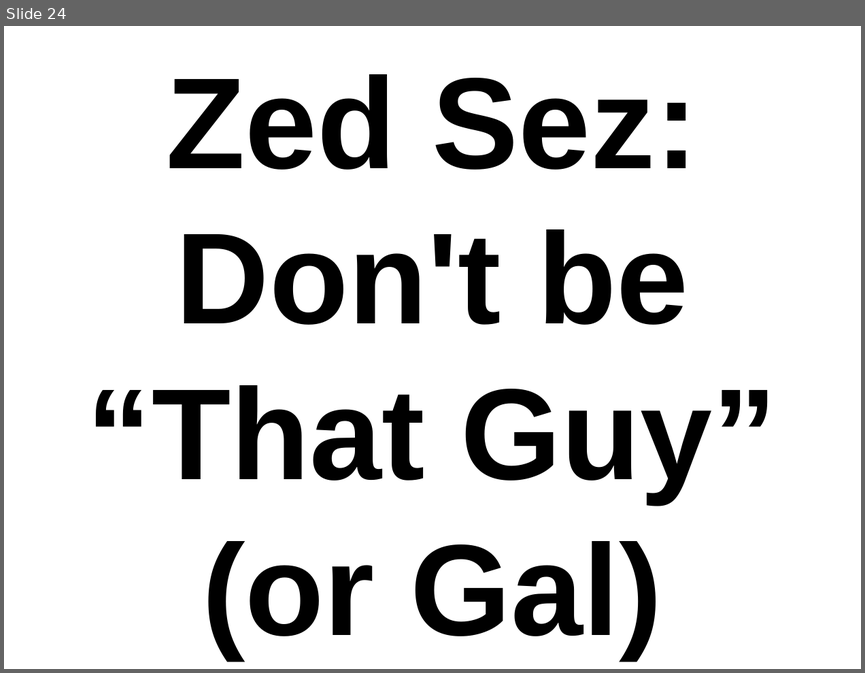
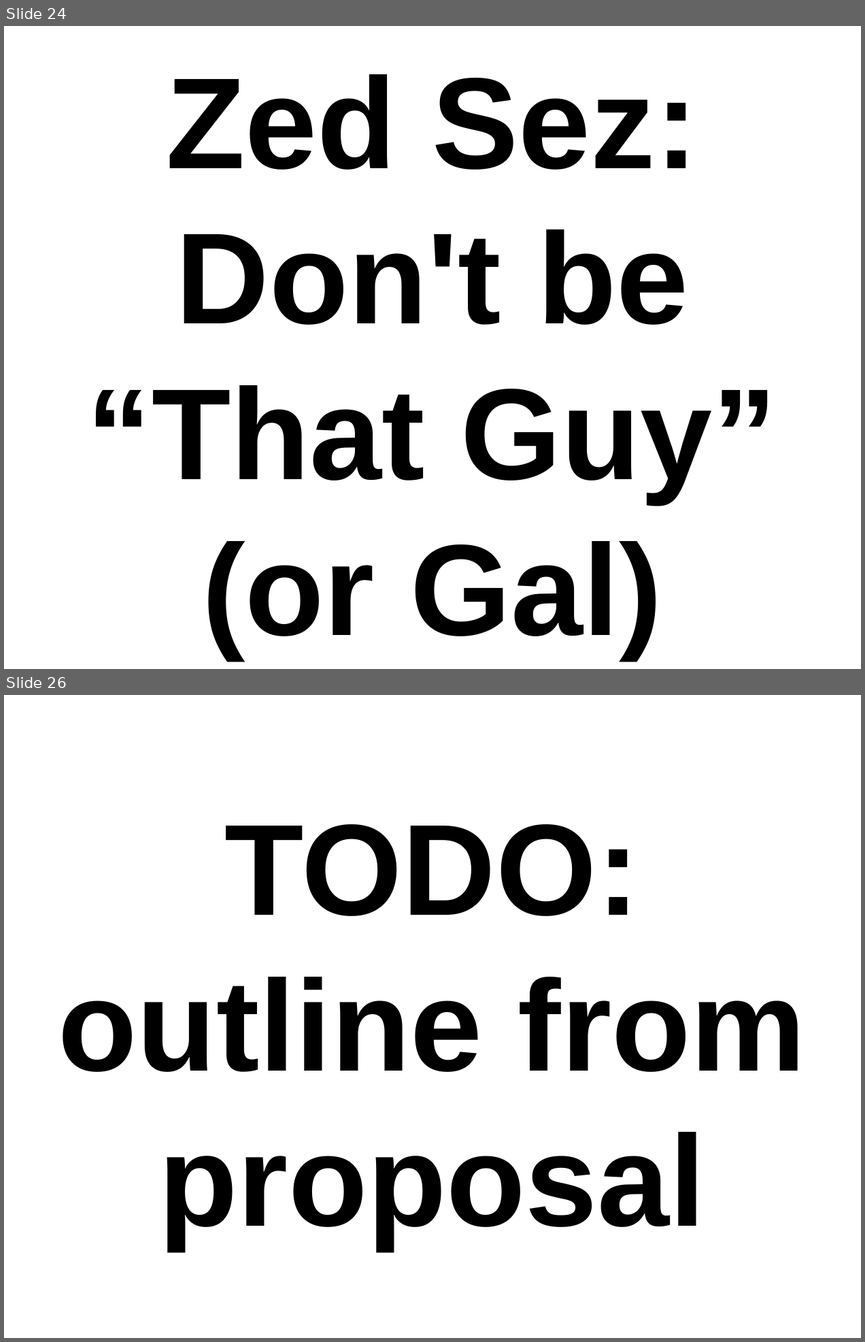
Before and after one commit to thewoolleyman/ci_for_the_rails_guy_or_gal, a slide deck: presentation/ci_for_the_web_2.0_guy_or_gal.odp. Shown one above the other, each under a label of ours: slide 24 before the commit, slides 24 and 26 after it; the slides between them are not shown. The pictures are 865x673 and 865x1342 pixels, drawn with LibreOffice and Linux fonts; fonts in the diff are those of the drawing. Boxes give left, top, right and bottom in pixels: in the first picture for what was removed or moved away, otherwise in the second. Text is boxed around its words. In the diff, an @@ line names an element or a change of style, - is before the commit and + after.

```diff
--- a/presentation/ci_for_the_web_2.0_guy_or_gal.odp
+++ b/presentation/ci_for_the_web_2.0_guy_or_gal.odp
@@ slide 26 added at (4,695,861,1338), background #FFFFFF @@
@@ title added at (58,824,806,1249), 120 pt, text #000000, bold @@
+TODO: outline from proposal
```
Also in this commit, not shown: 1 slide changed, 37 other slides added, 1 slide removed.
